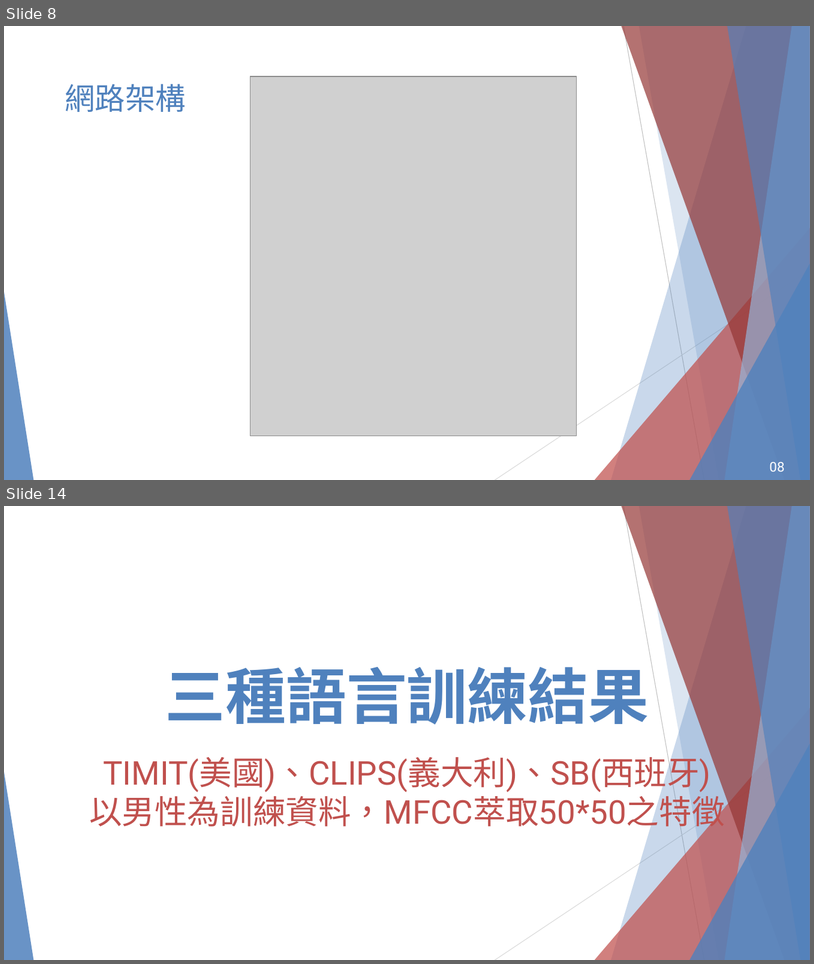
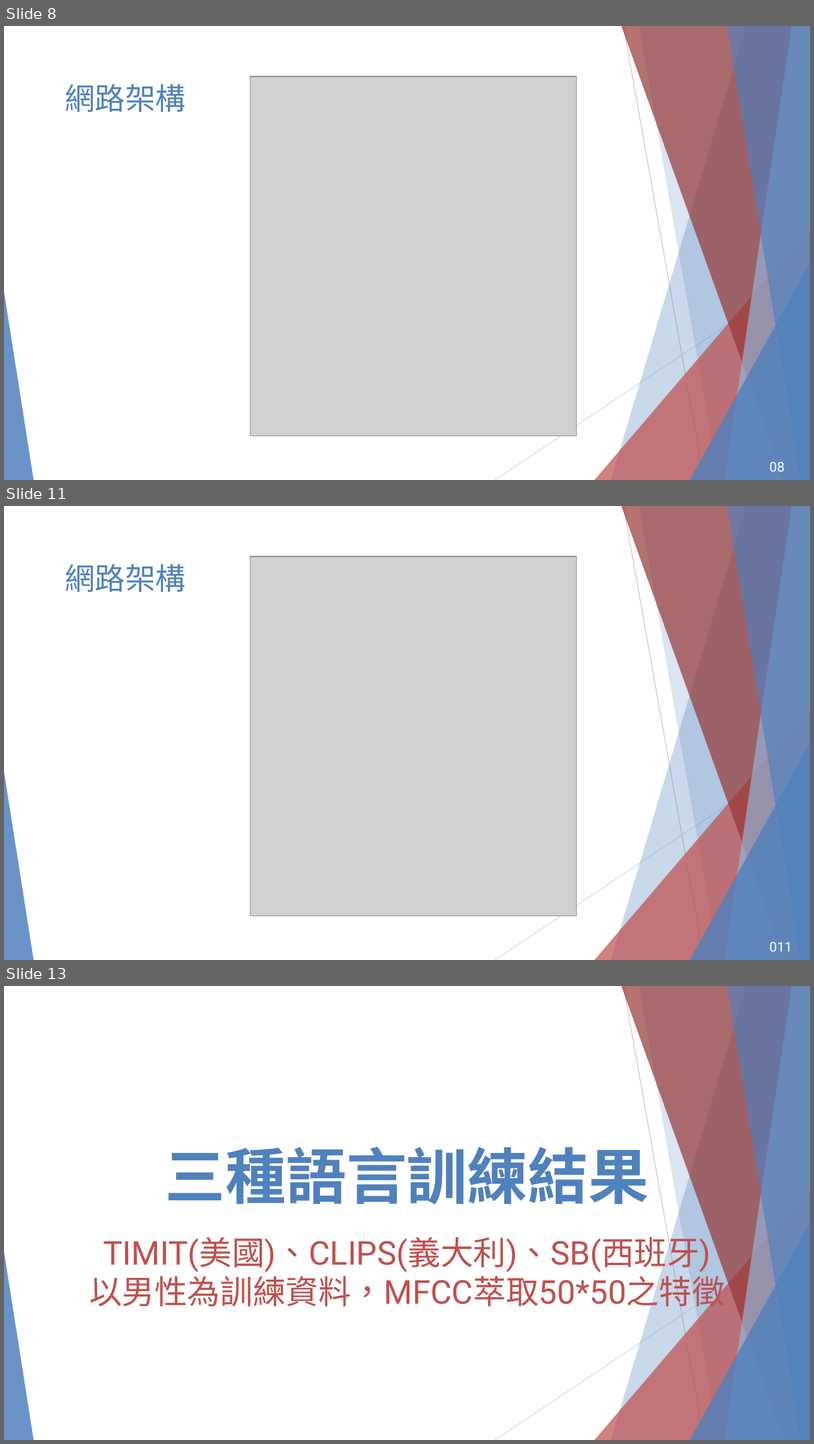
Before and after one commit to chwen529/TIMITDIC_231101, a slide deck: 2023-11-15.pptx. Shown one above the other, each under a label of ours: slides 8 and 14 before the commit, slides 8, 11 and 13 after it; the slides between them are not shown. The pictures are 814x964 and 814x1444 pixels, drawn with LibreOffice and Linux fonts; fonts in the diff are those of the drawing; grey boxes stand for pictures; background and template pictures are left out. Boxes give left, top, right and bottom in pixels: in the first picture for what was removed or moved away, otherwise in the second. Text is boxed around its words. In the diff, an @@ line names an element or a change of style, - is before the commit and + after.

```diff
--- a/2023-11-15.pptx
+++ b/2023-11-15.pptx
@@ slide 11 added at [4,506,810,960], background picture (left out); not listed: 10 template elements that a slide beside it also shows @@
@@ picture added at [250,556,577,916] @@
@@ text added at [65,564,186,592], 36 pt, text #4F81BD @@
+網路架構
@@ page number added at [770,942,792,951], 16 pt, text #FFFFFF @@
+011
@@ what was slide 14 is now slide 13 @@
```
Also in this commit, not shown: 1 slide changed, 2 other slides added, 4 slides removed, 4 other files.
